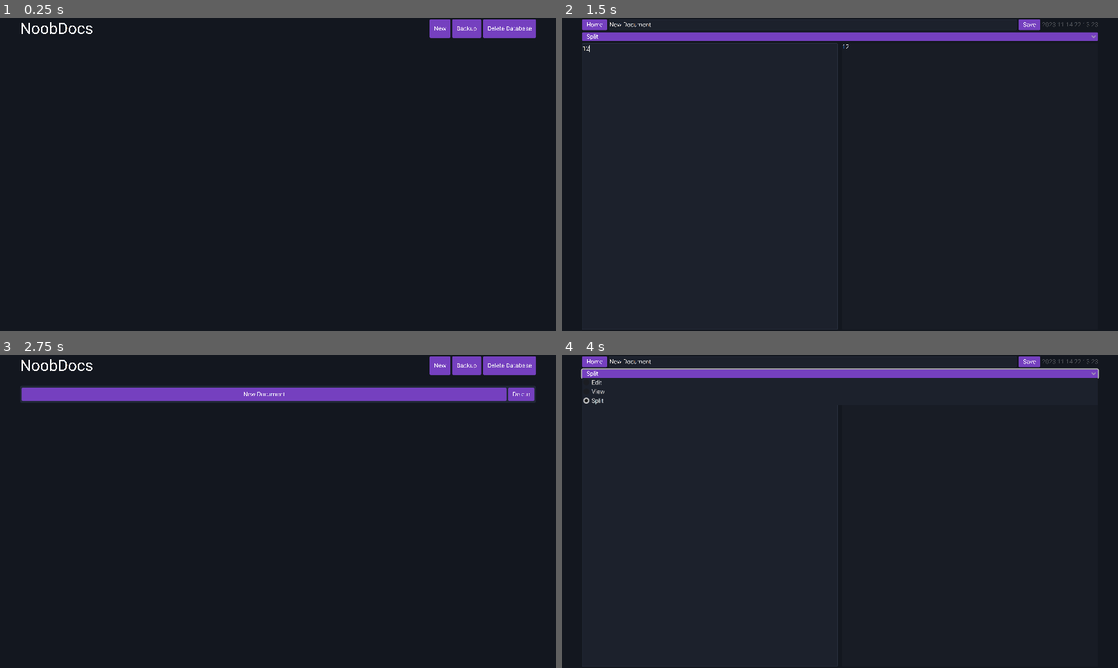
Above: before the commit, frames 1-4 (two rows, left to right).
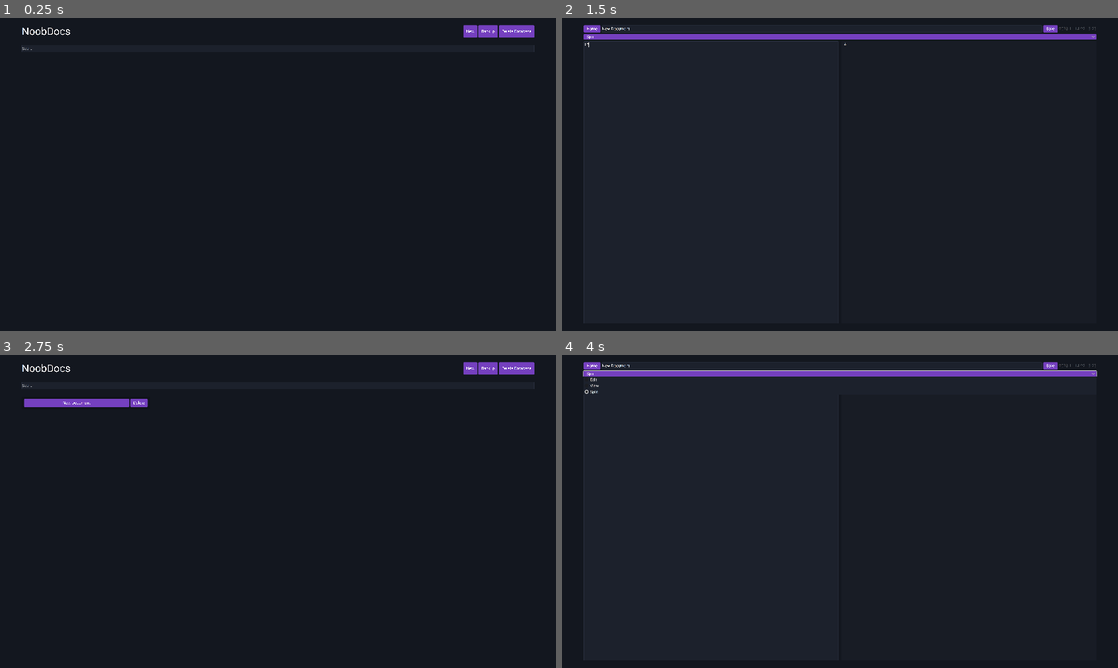
Above: after the commit, the same moments.

Repository: FunNoober/NoobDocsGodot
Game: Godot game, scene res://main_ui.tscn
The game is run twice, just before and just after one commit, with the same random seed, the same clock (stepped at 60 frames per second) and the same inputs.
Inputs (mouse positions are in pixels of both pictures, inside the frame that each line leads up to):
- Up to frame 1 (0.25 s): no input
- Up to frame 2 (1.5 s): click "New" at 0.5 s; click (712, 187) at 1.27 s; type "12" at 1.35 s
- Up to frame 3 (2.75 s): click "Home" at 2 s
- Up to frame 4 (4 s): click "New Document" at 2.75 s; click "Split" at 3.5 s

The runs differ from the first frame. In frame 1, 1.0% of the frame differs, in the area x 3-97%, y 0-11%; in frame 2, 1.4%; in frame 3, 5.3%, in the area x 3-97%, y 0-17%; in frame 4, 1.8%.

Commit message:
Added a search bar on the document homepage. Converted the document home page from a vertical container to a grid container.

Diff:
--- a/assets/prefab/MargainExpander.gd
+++ b/assets/prefab/MargainExpander.gd
@@ -1,7 +1,7 @@
 extends MarginContainer
 
-func _process(delta):
-	add_theme_constant_override("margin_left", get_window().size.x / 17.06)
-	add_theme_constant_override("margin_right", get_window().size.x / 17.06)
-	add_theme_constant_override("margin_top", get_window().size.y / 144)
-	add_theme_constant_override("margin_bottom", get_window().size.y / 144)
+#func _process(delta):
+	#add_theme_constant_override("margin_left", get_window().size.x / 17.06)
+	#add_theme_constant_override("margin_right", get_window().size.x / 17.06)
+	#add_theme_constant_override("margin_top", get_window().size.y / 144)
+	#add_theme_constant_override("margin_bottom", get_window().size.y / 144)
--- a/assets/prefab/document_card.tscn
+++ b/assets/prefab/document_card.tscn
@@ -4,14 +4,14 @@
 [ext_resource type="Script" path="res://assets/prefab/document_card.gd" id="2_4ly4b"]
 
 [sub_resource type="StyleBoxFlat" id="StyleBoxFlat_2co3v"]
-bg_color = Color(0.1281, 0.1554, 0.21, 1)
+bg_color = Color(0, 0, 0, 0.156863)
 corner_radius_top_left = 4
 corner_radius_top_right = 4
 corner_radius_bottom_right = 4
 corner_radius_bottom_left = 4
 
 [node name="document_card_panel" type="Panel"]
-custom_minimum_size = Vector2(0, 39)
+custom_minimum_size = Vector2(0, 45)
 anchors_preset = 15
 anchor_right = 1.0
 anchor_bottom = 1.0
@@ -19,6 +19,7 @@
 offset_bottom = -681.0
 grow_horizontal = 2
 grow_vertical = 2
+size_flags_horizontal = 3
 theme_override_styles/panel = SubResource("StyleBoxFlat_2co3v")
 script = ExtResource("2_4ly4b")
 
@@ -29,10 +30,10 @@
 anchor_bottom = 1.0
 grow_horizontal = 2
 grow_vertical = 2
-theme_override_constants/margin_left = 4
-theme_override_constants/margin_top = 4
-theme_override_constants/margin_right = 4
-theme_override_constants/margin_bottom = 4
+theme_override_constants/margin_left = 8
+theme_override_constants/margin_top = 8
+theme_override_constants/margin_right = 8
+theme_override_constants/margin_bottom = 8
 
 [node name="document_card" type="HBoxContainer" parent="MarginContainer"]
 layout_mode = 2
--- a/assets/prefab/document_page.tscn
+++ b/assets/prefab/document_page.tscn
@@ -83,31 +83,31 @@
 tracks/0/type = "value"
 tracks/0/imported = false
 tracks/0/enabled = true
-tracks/0/path = NodePath("SavedPopup:position")
+tracks/0/path = NodePath("SavedPopup:size")
 tracks/0/interp = 1
 tracks/0/loop_wrap = true
 tracks/0/keys = {
 "times": PackedFloat32Array(0),
 "transitions": PackedFloat32Array(1),
 "update": 0,
-"values": [Vector2(0, 720)]
+"values": [Vector2(1920, 19)]
 }
 tracks/1/type = "value"
 tracks/1/imported = false
 tracks/1/enabled = true
-tracks/1/path = NodePath("SavedPopup:size")
+tracks/1/path = NodePath("SavedPopup:position")
 tracks/1/interp = 1
 tracks/1/loop_wrap = true
 tracks/1/keys = {
 "times": PackedFloat32Array(0),
 "transitions": PackedFloat32Array(1),
 "update": 0,
-"values": [Vector2(1280, 19)]
+"values": [Vector2(0, 1080)]
 }
 
 [sub_resource type="Animation" id="Animation_6rw2m"]
 resource_name = "popup"
-length = 1.5
+length = 2.0
 tracks/0/type = "value"
 tracks/0/imported = false
 tracks/0/enabled = true
@@ -115,10 +115,10 @@
 tracks/0/interp = 1
 tracks/0/loop_wrap = true
 tracks/0/keys = {
-"times": PackedFloat32Array(0, 0.5, 1, 1.5),
-"transitions": PackedFloat32Array(2, -2, -2, 2),
+"times": PackedFloat32Array(0, 0.5, 1.5, 2),
+"transitions": PackedFloat32Array(-2, -2, -2, -2),
 "update": 0,
-"values": [Vector2(0, 720), Vector2(0, 701), Vector2(0, 701), Vector2(0, 720)]
+"values": [Vector2(0, 1080), Vector2(0, 1061), Vector2(0, 1061), Vector2(0, 1080)]
 }
 
 [sub_resource type="AnimationLibrary" id="AnimationLibrary_4abu3"]
@@ -249,14 +249,13 @@
 h6 = SubResource("Resource_6mqfx")
 
 [node name="SavedPopup" type="VBoxContainer" parent="."]
+custom_minimum_size = Vector2(0, 19)
 layout_mode = 1
 anchors_preset = 12
 anchor_top = 1.0
 anchor_right = 1.0
 anchor_bottom = 1.0
-offset_top = 720.0
-offset_right = 1280.0
-offset_bottom = 739.0
+offset_bottom = 19.0
 grow_horizontal = 2
 grow_vertical = 0
 
--- a/main_ui.gd
+++ b/main_ui.gd
@@ -9,6 +9,8 @@
 
 	for document_key in SceneManager.documents:
 		create_document_card(false, SceneManager.documents[document_key].title, SceneManager.documents[document_key].hash)
+
+	$UiMargain/MainContainer/SearchBar.grab_focus()
 
 func _on_create_button_pressed():
 	create_document_card(true, "New Document", "")
@@ -48,3 +50,14 @@
 
 func _on_delete_databasebutton_pressed():
 	$ConfirmDatabaseDeletion.show_confirmation()
+
+func _on_search_bar_text_changed(new_text):
+	for child in contents.get_children():
+		child.queue_free()
+	if new_text.is_empty():
+		for document_key in SceneManager.documents:
+			create_document_card(false, SceneManager.documents[document_key].title, SceneManager.documents[document_key].hash)
+		return
+	for document_key in SceneManager.documents:
+		if SceneManager.documents[document_key].title.findn(new_text) != -1:
+			create_document_card(false, SceneManager.documents[document_key].title, SceneManager.documents[document_key].hash)
--- a/main_ui.tscn
+++ b/main_ui.tscn
@@ -57,13 +57,20 @@
 layout_mode = 2
 text = "Delete Database"
 
+[node name="SearchBar" type="LineEdit" parent="UiMargain/MainContainer"]
+layout_mode = 2
+placeholder_text = "Search"
+
 [node name="ContentsScroll" type="ScrollContainer" parent="UiMargain/MainContainer"]
 layout_mode = 2
 size_flags_vertical = 3
 
-[node name="Contents" type="VBoxContainer" parent="UiMargain/MainContainer/ContentsScroll"]
+[node name="Contents" type="GridContainer" parent="UiMargain/MainContainer/ContentsScroll"]
 layout_mode = 2
 size_flags_horizontal = 3
+theme_override_constants/h_separation = 8
+theme_override_constants/v_separation = 8
+columns = 4
 
 [node name="ConfirmDeleteDialog" type="ConfirmationDialog" parent="."]
 initial_position = 1
@@ -127,6 +134,7 @@
 [connection signal="pressed" from="UiMargain/MainContainer/TopBar/CreateButton" to="." method="_on_create_button_pressed"]
 [connection signal="pressed" from="UiMargain/MainContainer/TopBar/BackupButton" to="." method="_on_backup_button_pressed"]
 [connection signal="pressed" from="UiMargain/MainContainer/TopBar/DeleteDatabasebutton" to="." method="_on_delete_databasebutton_pressed"]
+[connection signal="text_changed" from="UiMargain/MainContainer/SearchBar" to="." method="_on_search_bar_text_changed"]
 [connection signal="confirmed" from="ConfirmDeleteDialog" to="." method="_on_confirm_delete_dialog_confirmed"]
 [connection signal="close_requested" from="ConfirmDatabaseDeletion" to="ConfirmDatabaseDeletion" method="_on_close_requested"]
 [connection signal="pressed" from="ConfirmDatabaseDeletion/DialogMargain/Contents/Buttons/CancelButton" to="ConfirmDatabaseDeletion" method="_on_cancel_button_pressed"]
--- a/project.godot
+++ b/project.godot
@@ -22,10 +22,12 @@
 
 [display]
 
-window/size/viewport_width=1280
-window/size/viewport_height=720
+window/size/viewport_width=1920
+window/size/viewport_height=1080
+window/size/mode=2
 window/stretch/mode="canvas_items"
-window/stretch/aspect="expand"
+window/stretch/aspect="keep_width"
+window/handheld/orientation=1
 
 [editor_plugins]
 
@@ -82,4 +84,5 @@
 [rendering]
 
 renderer/rendering_method="gl_compatibility"
+textures/vram_compression/import_etc2_astc=true
 environment/defaults/default_clear_color=Color(0.0745098, 0.0901961, 0.121569, 1)
Not shown, changed: export_presets.cfg
